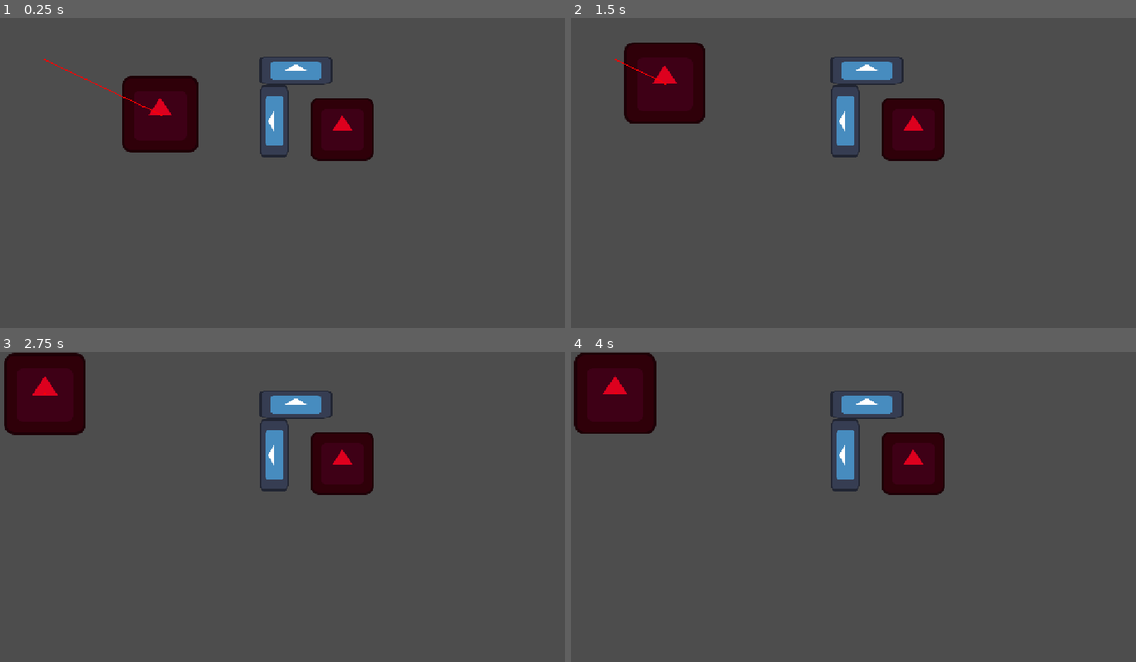
Above: before the commit, frames 1-4 (two rows, left to right).
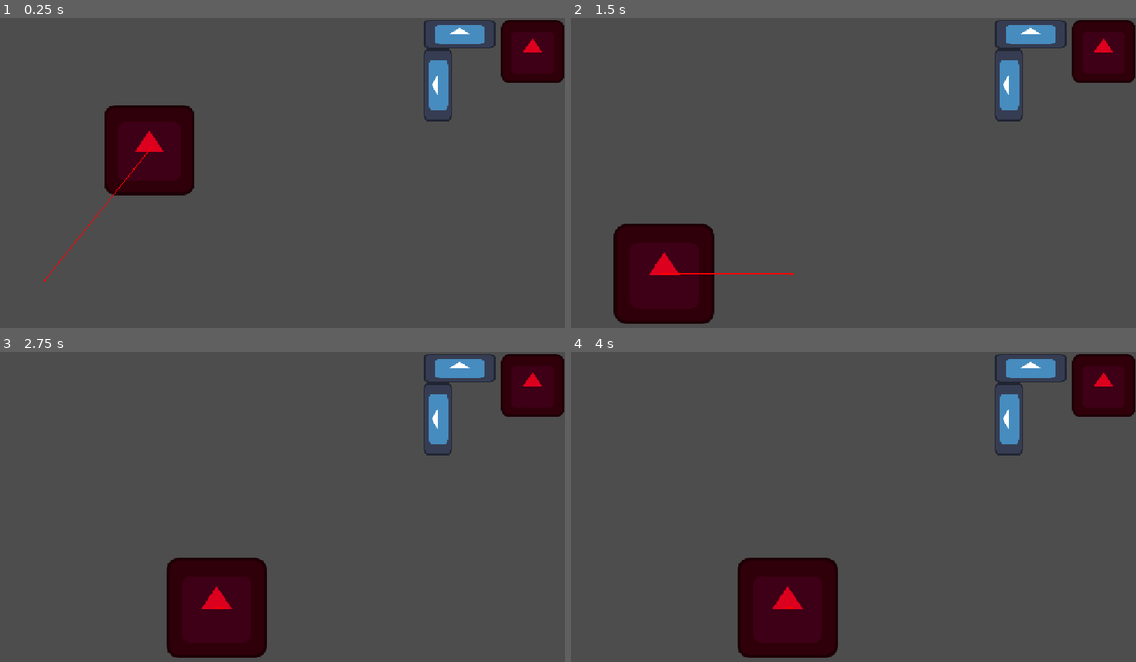
Above: after the commit, the same moments.

Repository: Yatagarasu163/Mini-Jame-Gam-59
Game: Godot game, scene res://Prefabs/initialise.tscn
Same seed, same stepped clock (60 frames per second), same inputs: the game is played once before the commit and once after it. The engine's default icon, where the game draws it, is replaced by a stand-in: a white triangle on a blue panel in a dark square.
Inputs:
- Up to frame 1 (0.25 s): no input
- Up to frame 2 (1.5 s): no input
- Up to frame 3 (2.75 s): no input
- Up to frame 4 (4 s): no input

The runs differ from the first frame. In frame 1, 12% of the frame differs, in the area x 7-100%, y 0-85%; in frame 2, 17%, in the area x 7-100%, y 0-99%; in frame 3, 17%; in frame 4, 17%.

Commit message:
patrol code
BIG T now finds markers on the map to patrol to if it doesnt see the player

Diff:
--- a/Prefabs/big_t.gd
+++ b/Prefabs/big_t.gd
@@ -12,11 +12,16 @@
 var speed = 150
 var last_known_position: Vector2 = Vector2.ZERO
 var is_searching_last_location: bool = false
+var current_target_spot: Node2D = null
 
 #LOS check range requires manual changing of the Raycast2D x value in its prefab
 #Currently LOS checks a circle around BIG T can change if needed
 @onready var los: RayCast2D = $RayCast2D
 
+func _ready() -> void:
+# Wait a frame to ensure the tile generation script has finished spawning markers
+	await get_tree().process_frame
+	call_deferred("choose_random_spot")
 
 # Called every frame. Moves towards the target
 func _physics_process(_delta: float) -> void:
@@ -36,6 +41,7 @@
 	if is_searching_last_location:
 		search_last_location()
 
+
 func move_towards_target(target_pos):
 	#part of code that moves BIG T to the last known player location/POI
 	navigation_agent.target_position = target_pos
@@ -47,10 +53,25 @@
 	move_towards_target(last_known_position)
 
 	# Check if the enemy has arrived close enough to the last known location
-	if global_position.distance_to(last_known_position) < 10.0:
+	if global_position.distance_to(last_known_position) <= 30.0:
 		is_searching_last_location = false
 		velocity = Vector2.ZERO
 		# IDLE ANIMATION AND PATROL CODE NOT ADDED YET
+		choose_random_spot()
+
+func choose_random_spot() -> void:
+	# 1. Fetch all currently generated markers from the group
+	var spots: Array[Node] = get_tree().get_nodes_in_group("patrol_spots")
+
+	if spots.is_empty():
+		return
+
+	# 2. Pick a random one
+	var random_index: int = randi() % spots.size()
+	current_target_spot = spots[random_index] as Marker2D
+
+	if current_target_spot:
+		last_known_position = current_target_spot.global_position
 
 func _process(delta: float) -> void:
 	#Code that scales BIG T's size as the game goes on
--- a/Prefabs/initialise.tscn
+++ b/Prefabs/initialise.tscn
@@ -5,25 +5,26 @@
 [ext_resource type="PackedScene" uid="uid://8fwkwbey4cdn" path="res://Prefabs/player(IGNORE).tscn" id="3_qvyoy"]
 
 [sub_resource type="NavigationPolygon" id="NavigationPolygon_ql73s"]
-vertices = PackedVector2Array(90.71875, 559, 89.27344, 88.07031, 439, 88.38281, 439, 228.5, 765, 228.5, 765, 88.65625, 1063.8594, 88.921875, 1063.1406, 559, 439.5, 228.5, 439.5, 377, 676.5, 377, 676.5, 228.5)
-polygons = Array[PackedInt32Array]([PackedInt32Array(0, 1, 2), PackedInt32Array(0, 2, 3), PackedInt32Array(4, 5, 6), PackedInt32Array(4, 6, 7), PackedInt32Array(3, 8, 9), PackedInt32Array(0, 3, 9), PackedInt32Array(7, 0, 9), PackedInt32Array(7, 9, 10), PackedInt32Array(4, 7, 10), PackedInt32Array(4, 10, 11)])
+vertices = PackedVector2Array(90.71875, 559, 89.27344, 88.07031, 436.5, 88.36719, 436.5, 322.5, 450.5, 559, 450.5, 322.5, 821.5, 322.5, 821.5, 88.71094, 1063.8594, 88.921875, 1063.1406, 559, 687.5, 559, 687.5, 322.5)
+polygons = Array[PackedInt32Array]([PackedInt32Array(0, 1, 2), PackedInt32Array(0, 2, 3), PackedInt32Array(4, 0, 3), PackedInt32Array(4, 3, 5), PackedInt32Array(6, 7, 8), PackedInt32Array(6, 8, 9), PackedInt32Array(6, 9, 10), PackedInt32Array(6, 10, 11)])
 outlines = Array[PackedVector2Array]([PackedVector2Array(-1, -2, 1, 649, 1153, 649, 1154, -1)])
 sample_partition_type = 1
 agent_radius = 90.0
 
 [sub_resource type="RectangleShape2D" id="RectangleShape2D_v0s4m"]
-size = Vector2(146, 57)
+size = Vector2(204.99998, 57)
 
 [node name="Initialise" type="Node2D" unique_id=663231112]
 
 [node name="NavigationRegion2D" type="NavigationRegion2D" parent="." unique_id=834010520]
+visible = false
 position = Vector2(1, -3)
 navigation_polygon = SubResource("NavigationPolygon_ql73s")
 
 [node name="Walls" type="Node2D" parent="NavigationRegion2D" unique_id=1367461446]
 
 [node name="StaticBody2D" type="StaticBody2D" parent="NavigationRegion2D/Walls" unique_id=866536969]
-position = Vector2(602, 110)
+position = Vector2(935, 39)
 
 [node name="Sprite2D" type="Sprite2D" parent="NavigationRegion2D/Walls/StaticBody2D" unique_id=1357070204]
 position = Vector2(1.5258789e-05, -5.722046e-06)
@@ -34,7 +35,7 @@
 shape = SubResource("RectangleShape2D_v0s4m")
 
 [node name="StaticBody" type="StaticBody2D" parent="NavigationRegion2D/Walls" unique_id=1874651737]
-position = Vector2(558, 214)
+position = Vector2(891, 143)
 rotation = -1.5707964
 
 [node name="Sprite2D" type="Sprite2D" parent="NavigationRegion2D/Walls/StaticBody" unique_id=262551682]
@@ -43,12 +44,57 @@
 texture = ExtResource("2_qvyoy")
 
 [node name="CollisionShape2D" type="CollisionShape2D" parent="NavigationRegion2D/Walls/StaticBody" unique_id=1274883223]
+position = Vector2(-29.5, 0)
+shape = SubResource("RectangleShape2D_v0s4m")
+
+[node name="NavigationRegion2D2" type="NavigationRegion2D" parent="." unique_id=287897782]
+position = Vector2(2, -6)
+navigation_polygon = SubResource("NavigationPolygon_ql73s")
+
+[node name="Walls" type="Node2D" parent="NavigationRegion2D2" unique_id=1376550273]
+
+[node name="StaticBody2D" type="StaticBody2D" parent="NavigationRegion2D2/Walls" unique_id=1962829221]
+position = Vector2(935, 39)
+
+[node name="Sprite2D" type="Sprite2D" parent="NavigationRegion2D2/Walls/StaticBody2D" unique_id=502706035]
+position = Vector2(1.5258789e-05, -5.722046e-06)
+scale = Vector2(1.1562502, 0.4531249)
+texture = ExtResource("2_qvyoy")
+
+[node name="CollisionShape2D" type="CollisionShape2D" parent="NavigationRegion2D2/Walls/StaticBody2D" unique_id=1121692838]
+position = Vector2(-306, 165)
+shape = SubResource("RectangleShape2D_v0s4m")
+
+[node name="StaticBody" type="StaticBody2D" parent="NavigationRegion2D2/Walls" unique_id=686152773]
+position = Vector2(891, 143)
+rotation = -1.5707964
+
+[node name="Sprite2D" type="Sprite2D" parent="NavigationRegion2D2/Walls/StaticBody" unique_id=187016031]
+position = Vector2(1.5258789e-05, -5.722046e-06)
+scale = Vector2(1.1562502, 0.4531249)
+texture = ExtResource("2_qvyoy")
+
+[node name="CollisionShape2D" type="CollisionShape2D" parent="NavigationRegion2D2/Walls/StaticBody" unique_id=1318937623]
+position = Vector2(-272, -322)
 shape = SubResource("RectangleShape2D_v0s4m")
 
 [node name="Big_T" parent="." unique_id=1200286190 node_paths=PackedStringArray("target") instance=ExtResource("1_qy3op")]
 position = Vector2(352, 209)
-quota = 4
+quota = 2
+level = 10
 target = NodePath("../Player")
 
 [node name="Player" parent="." unique_id=724133037 instance=ExtResource("3_qvyoy")]
-position = Vector2(698, 227)
+position = Vector2(1086, 69)
+
+[node name="Marker2D" type="Marker2D" parent="." unique_id=129759260 groups=["patrol_spots"]]
+position = Vector2(103, 250)
+
+[node name="Marker2D2" type="Marker2D" parent="." unique_id=151724643 groups=["patrol_spots"]]
+position = Vector2(1094, 311)
+
+[node name="Marker2D3" type="Marker2D" parent="." unique_id=1228914062 groups=["patrol_spots"]]
+position = Vector2(79, 536)
+
+[node name="Marker2D4" type="Marker2D" parent="." unique_id=1156508331 groups=["patrol_spots"]]
+position = Vector2(664, 523)
